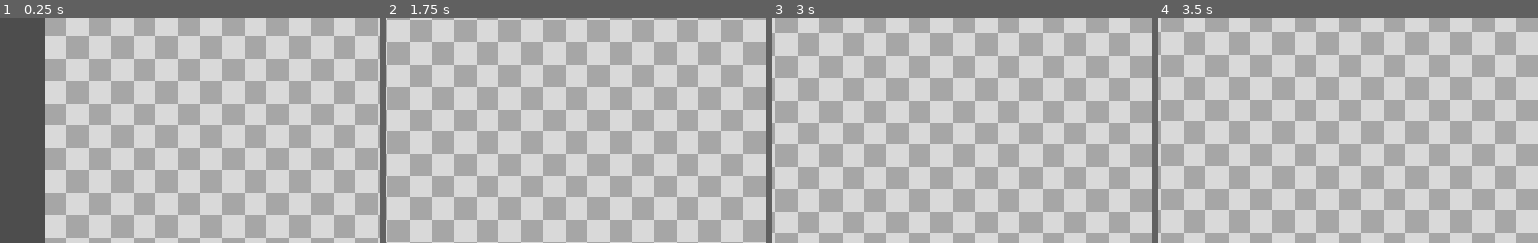
Above: before the commit, frames 1-4 (left to right).
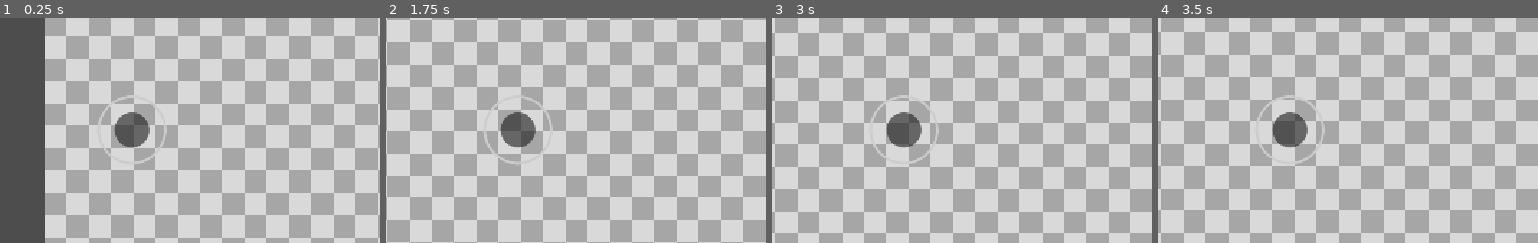
Above: after the commit, the same moments.

Repository: ethanmiku/CSC325_CAPSTONE
Game: Godot game, scene res://maps/movement_test/movement_test.tscn
The game is run twice, just before and just after one commit, with the same random seed, the same clock (stepped at 60 frames per second) and the same inputs. Before the commit the project has no main scene; this scene is started directly in both runs.
Inputs:
- Up to frame 1 (0.25 s): no input
- Up to frame 2 (1.75 s): tap Enter at 0.5 s; hold D (right) 0.53-1.28 s; hold S (down) from 1.28 s (still down)
- Up to frame 3 (3 s): release S (down) at 2.03 s; hold D (right) 2.03-2.78 s; hold W (up) from 2.78 s (still down)
- Up to frame 4 (3.5 s): keep holding W (up)
The pictures show only the part of the screen within x 0-50%, y 46-96%; the shares and areas given below are measured in that part.

The runs differ from the first frame. In frame 1, 1.4% of the frame differs, in the area x 25-44%, y 34-65%; in frame 2, 1.4%; in frame 3, 1.5%; in frame 4, 1.5%, in the area x 26-44%, y 34-65%.

Commit message:
Updated scene settings to keep the joystick off on desktop

Diff:
--- a/game/maps/movement_test/movement_test.tscn
+++ b/game/maps/movement_test/movement_test.tscn
@@ -13,5 +13,4 @@
 scale = Vector2(4, 4)
 
 [node name="TouchControls" parent="." unique_id=2022829609 instance=ExtResource("3_q53g8")]
-scale = Vector2(2, 2)
-transform = Transform2D(2, 0, 0, 2, 0, 0)
+force_show_joystick = true
--- a/game/project.godot
+++ b/game/project.godot
@@ -11,6 +11,7 @@
 [application]
 
 config/name="murder-mystery-game"
+run/main_scene="uid://ddm6hhcwvihhn"
 config/features=PackedStringArray("4.7", "Mobile")
 config/icon="res://icon.svg"
 
